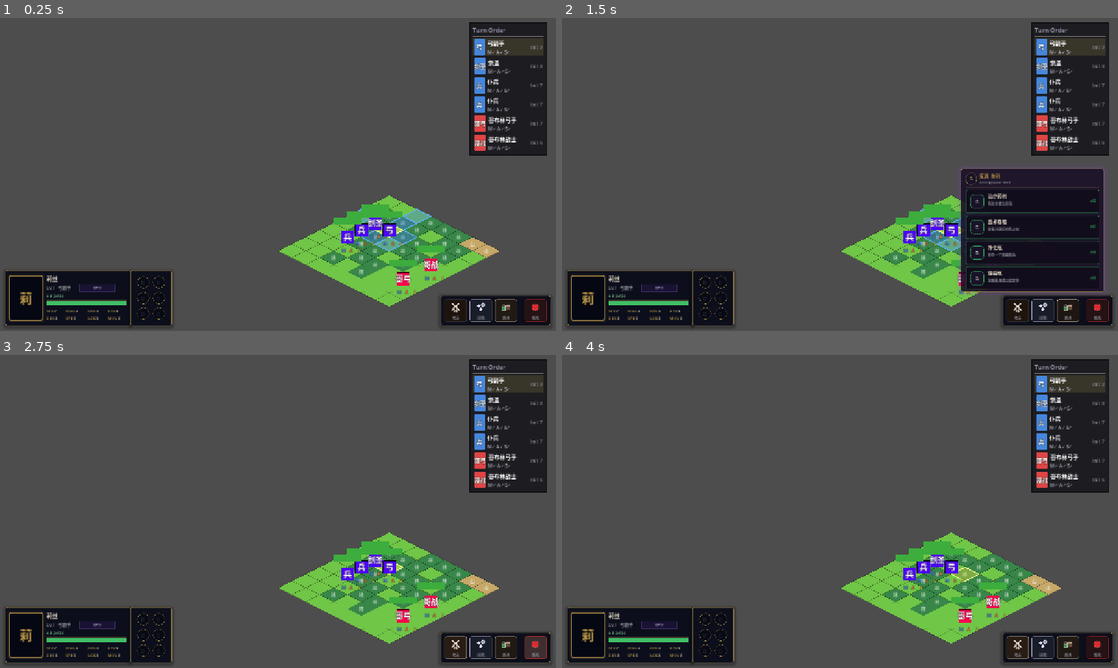
Above: before the commit, frames 1-4 (two rows, left to right).
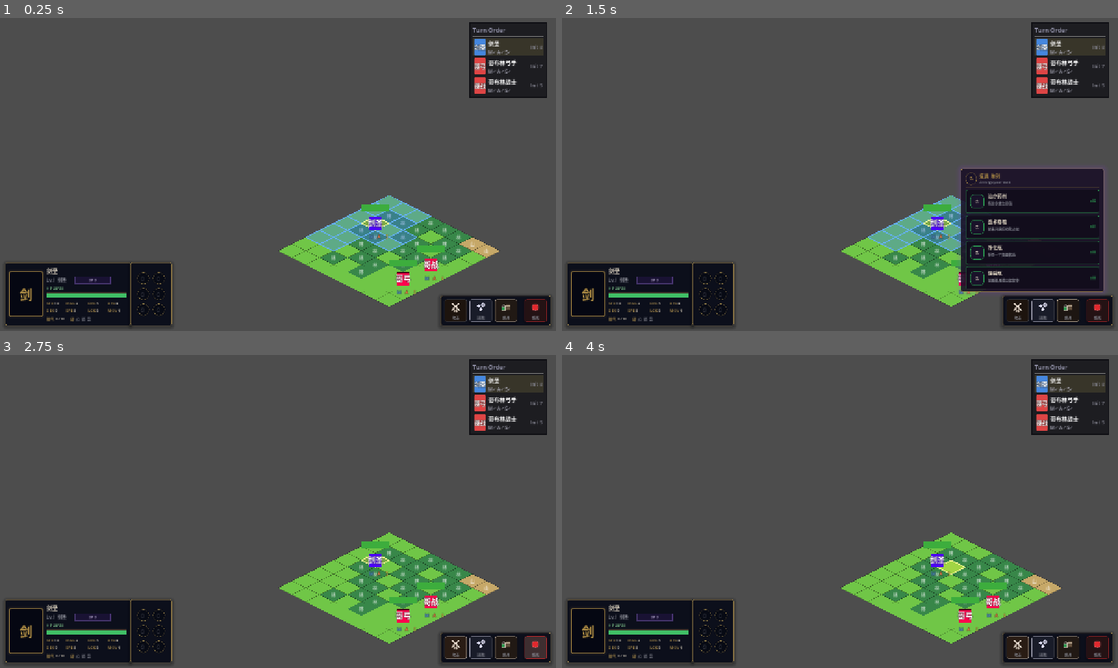
Above: after the commit, the same moments.

Repository: 392fyc/Ship_of_Theseus
Game: Godot game, scene res://scenes/tactical/TacticalScene.tscn
Two runs of this game, one before a commit and one after it. Both use one fixed random seed, a clock stepped at 60 frames per second and the inputs below.
Inputs (mouse positions are in pixels of both pictures, inside the frame that each line leads up to):
- Up to frame 1 (0.25 s): no input
- Up to frame 2 (1.5 s): click (1040, 309) at 0.5 s; click (1067, 309) at 1.25 s
- Up to frame 3 (2.75 s): click (533, 646) at 2 s
- Up to frame 4 (4 s): click (1017, 646) at 2.75 s; tap Enter (ui_accept) at 3.5, 3.77 s; move the mouse to (962, 495) at 3.52 s; hold Right (ui_right) from 3.53 s (still down); tap Keypad Enter at 3.6 s; click (962, 495) at 3.67 s

The runs differ from the first frame. In frame 1, 6.4% of the frame differs, in the area x 1-99%, y 6-97%; in frame 2, 6.3%; in frame 3, 5.7%; in frame 4, 5.8%.

Commit message:
fix(swordsman): 基础攻击产气 + 测试场景精简 + 敌方调弱
- 斩击/基础攻击产气: 普攻("攻击"键)原先不产剑气(只有斩击技能产),
  现 swordsman.json 加 basic_attack_qi_gain=1,经 _get_unit_basic_attack_profile
  读取、_build_hostile_action_context 对无 qi_gain_on_hit 的基础攻击(普攻/反击)
  补默认值 → 剑圣普攻命中 +1 剑气。技能动作已带 qi_gain_on_hit 不被覆盖;
  非剑圣职业缺省 0 + set_sword_qi 守卫,无副作用。
- 测试场景: PLAYER_UNITS 仅留剑圣(去掉 soldier×2/archer),专注验证剑气/印记/手感。
- 敌方调弱便于测试: goblin_melee/archer HP→80、STR→2(伤害降、血量高,当沙包)。

测试: 批次1 81/0、批次2 32/0(新增[F]基础攻击产气断言)。加载冒烟 Units spawned:3。
MCP 截图确认剑圣单独开局、仪表盘显示剑气0/10+印记。

注: 斩击技能(skill_ids)与基础攻击现都产气,功能重复;是否把斩击从技能栏
移除(让"攻击"键=斩击)留待用户定。

Co-Authored-By: Claude Opus 4.8 (1M context) <noreply@anthropic.com>

Diff:
--- a/data/classes/swordsman.json
+++ b/data/classes/swordsman.json
@@ -26,6 +26,7 @@
   "weapon_hit": 90,
   "weapon_crit": 10,
   "damage_type": "physical",
+  "basic_attack_qi_gain": 1,
   "basic_attack_range": { "min": 1, "max": 1 },
   "skill_ids": [
     "swordsman_zhanji",
--- a/data/enemies/goblin_archer.json
+++ b/data/enemies/goblin_archer.json
@@ -2,8 +2,8 @@
   "id": "goblin_archer",
   "name": "哥布林弓手",
   "base_stats": {
-    "HP": 18,
-    "STR": 5,
+    "HP": 80,
+    "STR": 2,
     "MAG": 2,
     "DEX": 5,
     "SPD": 7,
--- a/data/enemies/goblin_melee.json
+++ b/data/enemies/goblin_melee.json
@@ -2,8 +2,8 @@
   "id": "goblin_melee",
   "name": "哥布林战士",
   "base_stats": {
-    "HP": 22,
-    "STR": 6,
+    "HP": 80,
+    "STR": 2,
     "MAG": 2,
     "DEX": 3,
     "SPD": 5,
--- a/scripts/core/tactical_manager.gd
+++ b/scripts/core/tactical_manager.gd
@@ -1740,6 +1740,10 @@
 		action_data["damage_type"] = str(basic_attack_profile.get("damage_type", "physical"))
 	if str(action_data.get("attack_type", "")) == "":
 		action_data["attack_type"] = str(basic_attack_profile.get("attack_type", "melee"))
+	# 基础攻击（普攻/反击，无 skill 的 qi 字段）按职业基础攻击产气量补默认值；
+	# 技能动作已带 qi_gain_on_hit，不会被覆盖。
+	if not action_data.has("qi_gain_on_hit"):
+		action_data["qi_gain_on_hit"] = int(basic_attack_profile.get("basic_attack_qi_gain", 0))
 	action_data["terrain_evade_bonus"] = int(terrain_context.get("terrain_evade_bonus", 0))
 	action_data["terrain_def_bonus"] = int(terrain_context.get("terrain_def_bonus", 0))
 	action_data["terrain_res_bonus"] = int(terrain_context.get("terrain_res_bonus", 0))
@@ -1785,6 +1789,9 @@
 		"pure_atk_source": str(source_data.get("pure_atk_source", fallback_profile.get(
 			"pure_atk_source", "phys"))),
 		"attack_type": attack_type,
+		# 剑圣等职业：基础攻击（普攻/反击）命中产气，数值从职业 JSON 读，非剑圣缺省 0
+		"basic_attack_qi_gain": int(source_data.get("basic_attack_qi_gain",
+			fallback_profile.get("basic_attack_qi_gain", 0))),
 		"basic_attack_range": {
 			"min": maxi(1, int(range_data.get("min", 1))),
 			"max": maxi(1, int(range_data.get("max", 1))),
--- a/scripts/tactical/tactical_scene.gd
+++ b/scripts/tactical/tactical_scene.gd
@@ -22,10 +22,8 @@
 # ── Spawn configuration ──────────────────────────────
 
 const PLAYER_UNITS: Array[Dictionary] = [
+	# 测试场景：仅剑圣，便于专注验证剑气/印记/技能手感
 	{"class_id": "swordsman", "pos": Vector2i(1, 2)},
-	{"class_id": "soldier",  "pos": Vector2i(1, 3)},
-	{"class_id": "soldier",  "pos": Vector2i(1, 4)},
-	{"class_id": "archer",   "pos": Vector2i(2, 2)},
 ]
 
 const ENEMY_UNITS: Array[Dictionary] = [
--- a/tests/test_swordsman_integration.gd
+++ b/tests/test_swordsman_integration.gd
@@ -47,6 +47,7 @@
 		_test_on_hit_wiring(tm, sword)
 		_test_resource_gate(tm, sword)
 		_test_dashboard_stats(tm)
+		_test_basic_attack_qi(tm, sword)
 
 	_test_dashboard_widget_format()
 	_test_zoc_functional()
@@ -197,6 +198,30 @@
 	_check("拔刀 3印记 → 印记门槛通过(原因不含「印记」)",
 		not ("印记" in str(e_m3.get("reason", ""))),
 		"available=%s reason=%s" % [str(e_m3.get("available")), str(e_m3.get("reason"))])
+
+
+# ── F. 基础攻击产气（剑圣普攻命中 +1 剑气，数据驱动 basic_attack_qi_gain）──
+
+func _test_basic_attack_qi(tm: Object, sword: Unit) -> void:
+	print("\n[F] 基础攻击产气（剑圣普攻命中 +1 剑气）")
+	var enemy: Unit = null
+	for u: Unit in tm.units:
+		if u.faction == "enemy":
+			enemy = u
+			break
+	if enemy == null:
+		_check("存在敌方单位", false)
+		return
+	# 让命中必然发生且目标不死
+	enemy.stats.spd = 0
+	enemy.stats.lck = 0
+	enemy.stats.max_hp = 999
+	enemy.stats.hp = 999
+	sword.set_sword_qi(0)
+	sword.clear_marks()
+	# 空 data 模拟基础攻击 payload；_build_hostile_action_context 应按职业补 qi_gain_on_hit
+	tm._execute_hostile_action(sword, enemy, {})
+	_eq("剑圣普攻命中 → sword_qi==1（基础攻击产气）", sword.sword_qi, 1)
 
 
 # ── D. 主属性面板 stats 接线（修复仪表盘全0显示）──────────
